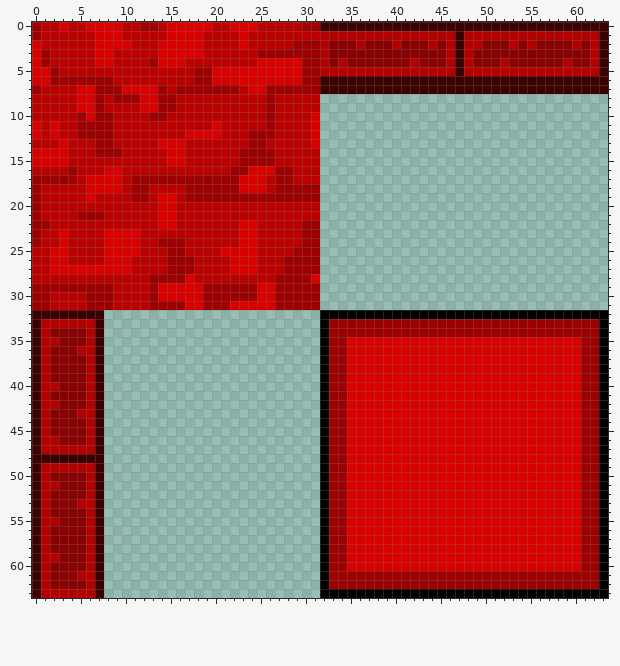
Two states of a pixel-art sprite, images/tileset-scaled-x4.png. The picture above is the old version.
The file is 256x256 pixels, drawn in blocks of 4x4; one block is one cell here.
After:
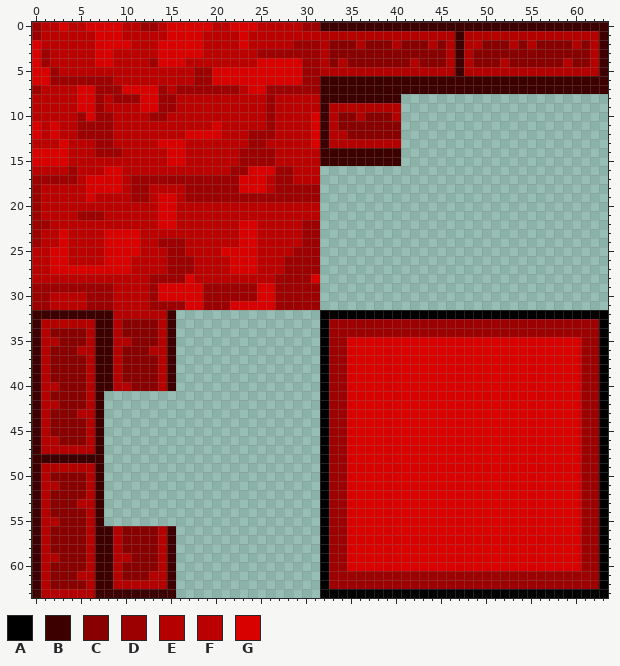
Palette (. is transparent): A #000000  B #3d0000  C #880000  D #9d0000  E #b50000  F #bb0000  G #d90000
The exact change:
{"y":8,"x":32,"old":".........","new":"BBBBBBBBB"}
{"y":9,"x":32,"old":".........","new":"BEEEEEEEE"}
{"y":10,"x":32,"old":".........","new":"BECCECCCE"}
{"y":11,"x":32,"old":".........","new":"BECCCCCCC"}
{"y":12,"x":32,"old":".........","new":"BEECCCCCC"}
{"y":13,"x":32,"old":".........","new":"BEEEEEEEE"}
{"y":14,"x":32,"old":".........","new":"BBBBBBBBB"}
{"y":15,"x":32,"old":".........","new":"BBBBBBBBB"}
{"y":32,"x":8,"old":"........","new":"BEEEEEEB"}
{"y":33,"x":8,"old":"........","new":"BECCCCEB"}
{"y":34,"x":8,"old":"........","new":"BECCCCEB"}
{"y":35,"x":8,"old":"........","new":"BEECCCEB"}
{"y":36,"x":8,"old":"........","new":"BECCCEEB"}
{"y":37,"x":8,"old":"........","new":"BECCCCEB"}
{"y":38,"x":8,"old":"........","new":"BECCCCEB"}
{"y":39,"x":8,"old":"........","new":"BECCCCEB"}
{"y":40,"x":8,"old":"........","new":"BEECCCEB"}
{"y":56,"x":8,"old":"........","new":"BECCCCEB"}
{"y":57,"x":8,"old":"........","new":"BECCCCEB"}
{"y":58,"x":8,"old":"........","new":"BECCCCEB"}
{"y":59,"x":8,"old":"........","new":"BEECCCEB"}
{"y":60,"x":8,"old":"........","new":"BECCCCEB"}
{"y":61,"x":8,"old":"........","new":"BECCCEEB"}
{"y":62,"x":8,"old":"........","new":"BEEEEEEB"}
{"y":63,"x":8,"old":"........","new":"BBBBBBBB"}
{"label":"added","picture_box":[320,94,401,166]}
{"label":"added","picture_box":[104,310,176,391]}
{"label":"added","picture_box":[104,526,176,598]}
